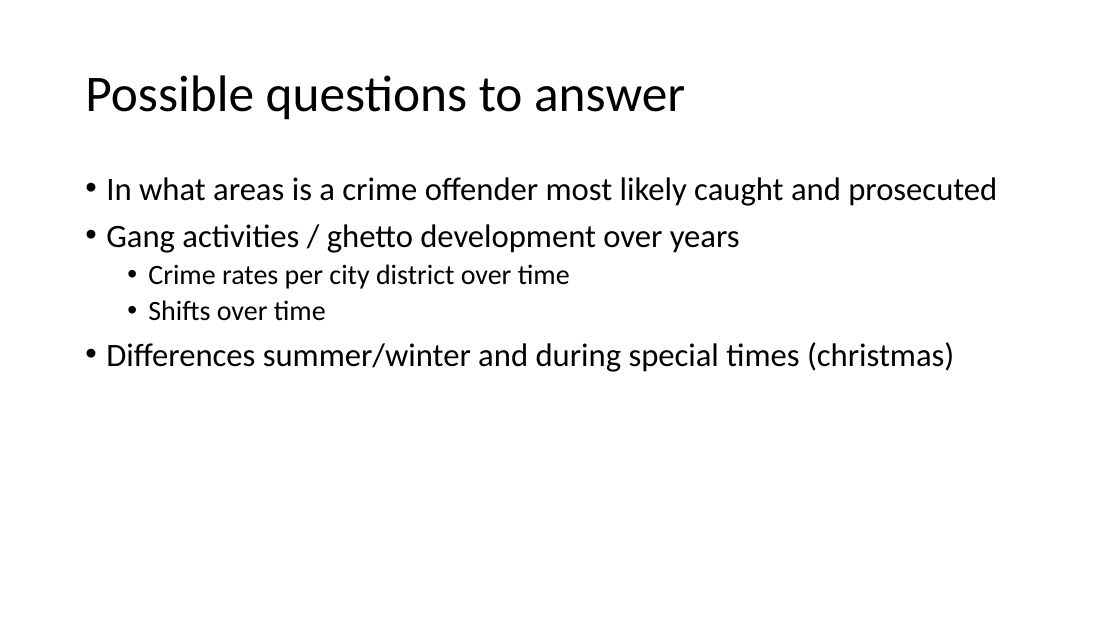
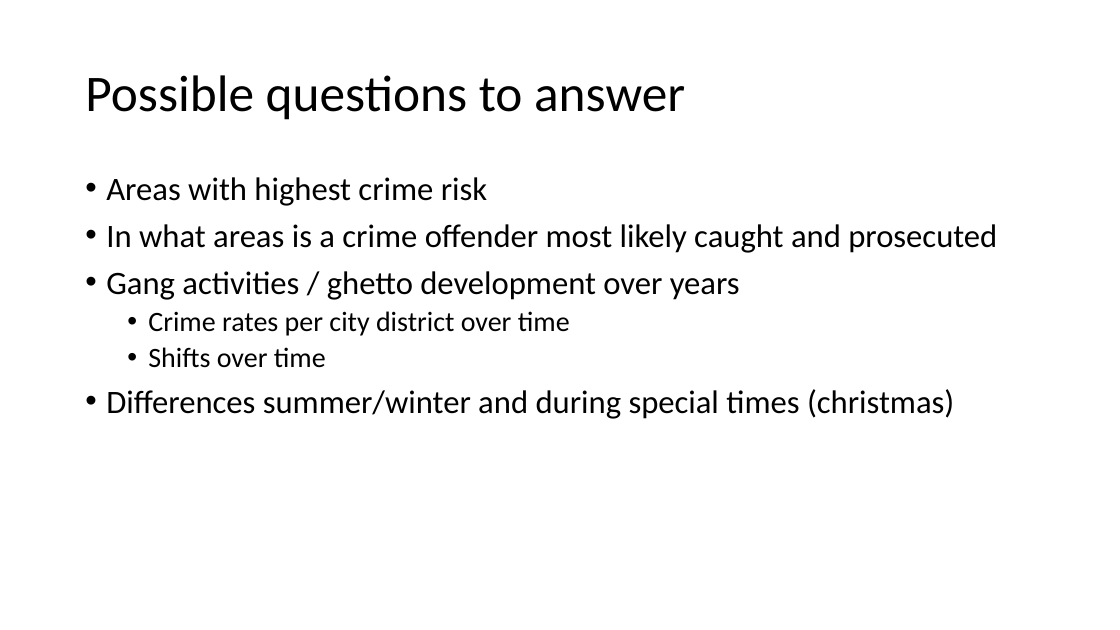
Before and after one commit to FabianSperrle/InfoVisII, a slide deck: slide 5 of LondonCrimeData.pptx (slide 4 before the commit). Drawn at 1120x630 pixels with LibreOffice and Linux fonts; fonts in the diff are those of the drawing. Boxes give left, top, right and bottom in pixels: in the first picture for what was removed or moved away, otherwise in the second. Text is boxed around its words. In the diff, an @@ line names an element or a change of style, - is before the commit and + after.

```diff
--- a/LondonCrimeData.pptx
+++ b/LondonCrimeData.pptx
@@ text at [106, 177, 487, 206]: paragraph added @@
+• Areas with highest crime risk
```
Also in this commit, not shown: 2 other slides changed, 1 slide added.
